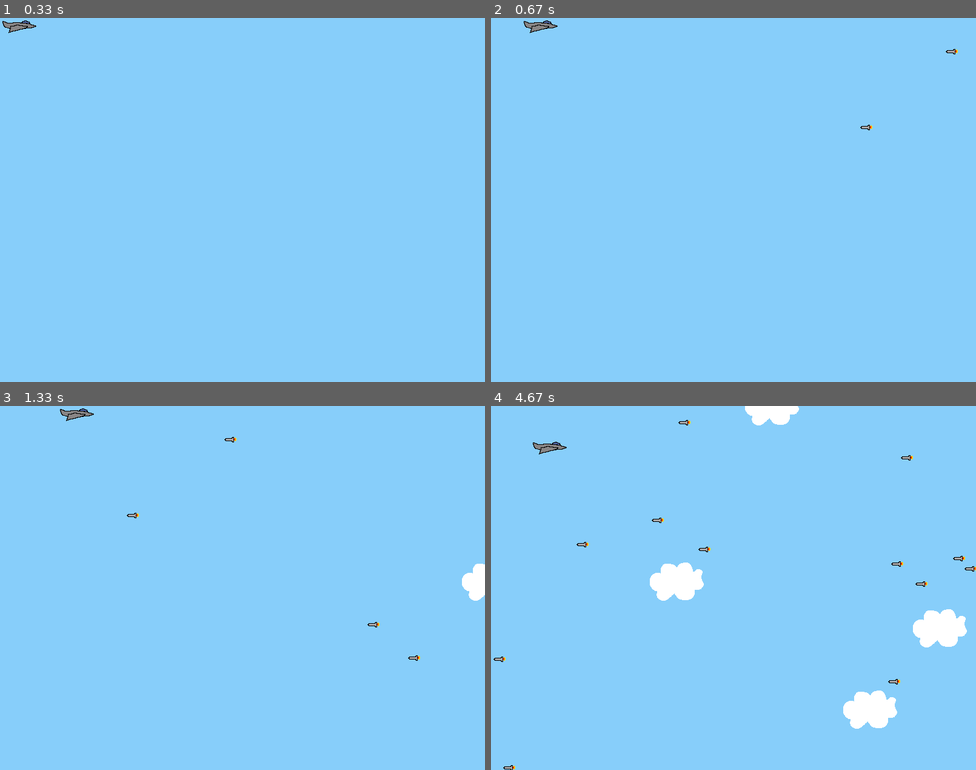
Above: before the commit, frames 1-4 (two rows, left to right).
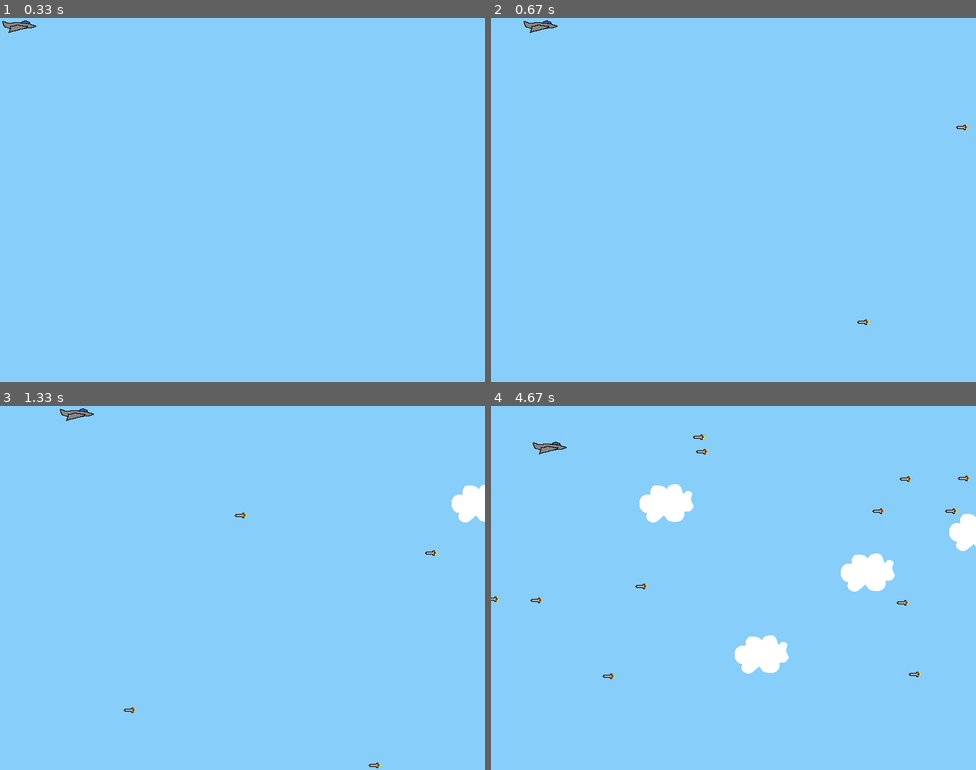
Above: after the commit, the same moments.

Repository: MiscStuff839/materials
Game: pygame game, started from pygame-a-primer/py_tut_with_images.py
Same seed, same stepped clock (60 frames per second), same inputs: the game is played once before the commit and once after it.
Inputs:
- Up to frame 1 (0.33 s): no input
- Up to frame 2 (0.67 s): hold Right from 0.33 s (still down)
- Up to frame 3 (1.33 s): release Right at 0.8 s; hold Up 0.83-1.13 s; hold Right from 1.17 s (still down)
- Up to frame 4 (4.67 s): release Right at 1.63 s; hold Left 1.67-2.2 s; hold Down 2.23-2.53 s; hold Left 2.57-2.97 s; hold Up 3-3.37 s; hold Right 3.4-4.03 s; hold Down 4.07-4.43 s; hold Left from 4.47 s (still down)

Frame 1 is identical in both runs. In frame 2, less than 0.1% of the frame differs, in the area x 75-99%, y 8-85%; in frame 3, 1.1%; in frame 4, 6.5%, in the area x 0-100%, y 0-100%.

Commit message:
Added constants for screen width and height

Diff:
--- a/pygame-a-primer/py_tut_with_images.py
+++ b/pygame-a-primer/py_tut_with_images.py
@@ -18,6 +18,10 @@
     QUIT,
 )
 
+# Define constants for the screen width and height
+SCREEN_WIDTH = 800
+SCREEN_HEIGHT = 600
+
 
 # Define the Player object extending pygame.sprite.Sprite
 # Instead of a surface, we use an image for a better looking sprite
@@ -44,12 +48,12 @@
         # Keep player on the screen
         if self.rect.left < 0:
             self.rect.left = 0
-        elif self.rect.right > 800:
-            self.rect.right = 800
+        elif self.rect.right > SCREEN_WIDTH:
+            self.rect.right = SCREEN_WIDTH
         if self.rect.top <= 0:
             self.rect.top = 0
-        elif self.rect.bottom >= 600:
-            self.rect.bottom = 600
+        elif self.rect.bottom >= SCREEN_HEIGHT:
+            self.rect.bottom = SCREEN_HEIGHT
 
 
 # Define the enemy object extending pygame.sprite.Sprite
@@ -61,7 +65,10 @@
         self.surf.set_colorkey((255, 255, 255), RLEACCEL)
         # The starting position is randomly generated, as is the speed
         self.rect = self.surf.get_rect(
-            center=(random.randint(820, 900), random.randint(0, 600))
+            center=(
+                random.randint(SCREEN_WIDTH + 20, SCREEN_WIDTH + 100),
+                random.randint(0, SCREEN_HEIGHT),
+            )
         )
         self.speed = random.randint(5, 20)
 
@@ -82,7 +89,10 @@
         self.surf.set_colorkey((0, 0, 0), RLEACCEL)
         # The starting position is randomly generated
         self.rect = self.surf.get_rect(
-            center=(random.randint(820, 900), random.randint(0, 600))
+            center=(
+                random.randint(SCREEN_WIDTH + 20, SCREEN_WIDTH + 100),
+                random.randint(0, SCREEN_HEIGHT),
+            )
         )
 
     # Move the cloud based on a constant speed
@@ -103,8 +113,8 @@
 clock = pygame.time.Clock()
 
 # Create the screen object
-# Here we pass it a size of 800x600
-screen = pygame.display.set_mode((800, 600))
+# The size is determined by the constant SCREEN_WIDTH and SCREEN_HEIGHT
+screen = pygame.display.set_mode((SCREEN_WIDTH, SCREEN_HEIGHT))
 
 # Create custom events for adding a new enemy and cloud
 ADDENEMY = pygame.USEREVENT + 1
--- a/pygame-a-primer/py_tutfinal.py
+++ b/pygame-a-primer/py_tutfinal.py
@@ -15,6 +15,10 @@
     KEYDOWN,
     QUIT,
 )
+
+# Define constants for the screen width and height
+SCREEN_WIDTH = 800
+SCREEN_HEIGHT = 600
 
 
 # Define the Player object extending pygame.sprite.Sprite
@@ -40,12 +44,12 @@
         # Keep player on the screen
         if self.rect.left < 0:
             self.rect.left = 0
-        elif self.rect.right > 800:
-            self.rect.right = 800
+        elif self.rect.right > SCREEN_WIDTH:
+            self.rect.right = SCREEN_WIDTH
         if self.rect.top <= 0:
             self.rect.top = 0
-        elif self.rect.bottom >= 600:
-            self.rect.bottom = 600
+        elif self.rect.bottom >= SCREEN_HEIGHT:
+            self.rect.bottom = SCREEN_HEIGHT
 
 
 # Define the enemy object extending pygame.sprite.Sprite
@@ -56,7 +60,7 @@
         self.surf = pygame.Surface((20, 10))
         self.surf.fill((255, 255, 255))
         self.rect = self.surf.get_rect(
-            center=(random.randint(820, 900), random.randint(0, 600))
+            center=(random.randint(SCREEN_WIDTH+20, SCREEN_WIDTH+100), random.randint(0, SCREEN_HEIGHT))
         )
         self.speed = random.randint(5, 20)
 
@@ -72,8 +76,8 @@
 pygame.init()
 
 # Create the screen object
-# Here we pass it a size of 800x600
-screen = pygame.display.set_mode((800, 600))
+# The size is determined by the constant SCREEN_WIDTH and SCREEN_HEIGHT
+screen = pygame.display.set_mode((SCREEN_WIDTH, SCREEN_HEIGHT))
 
 # Create a custom event for adding a new enemy.
 ADDENEMY = pygame.USEREVENT + 1
